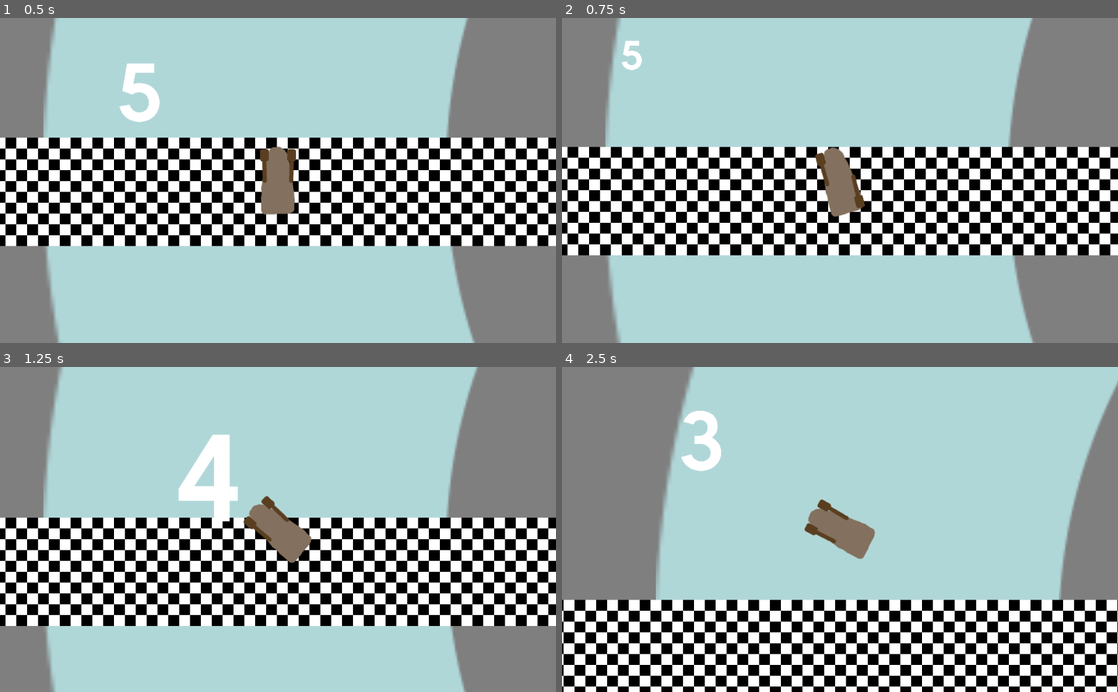
Above: before the commit, frames 1-4 (two rows, left to right).
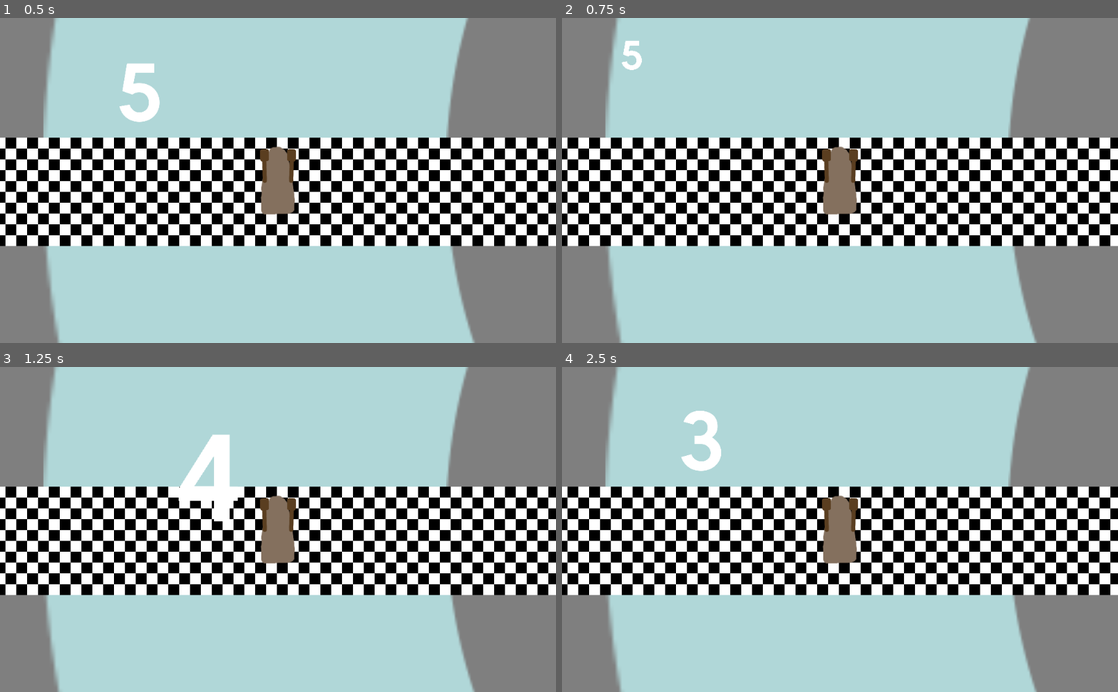
Above: after the commit, the same moments.

Repository: MilanVasko/Ludum-Dare-47
Game: Godot game, scene res://main.tscn
Two runs of this game, one before a commit and one after it. Both use one fixed random seed, a clock stepped at 60 frames per second and the inputs below.
Inputs:
- Up to frame 1 (0.5 s): no input
- Up to frame 2 (0.75 s): hold Right (right) from 0.53 s (still down)
- Up to frame 3 (1.25 s): keep holding Right (right)
- Up to frame 4 (2.5 s): release Right (right) at 1.28 s; hold Left (left) 1.28-2.03 s; hold Right (right) from 2.03 s (still down)

Frame 1 is identical in both runs. In frame 2, 33% of the frame differs, in the area x 0-100%, y 0-100%; in frame 3, 40%; in frame 4, 72%.

Commit message:
Refactor input handling into a separate script

Diff:
--- a/boat/boat.gd
+++ b/boat/boat.gd
@@ -7,16 +7,13 @@
 func _ready():
 	get_tree().call_group("game_progress", "on_boat_registered", self)
 
-func _physics_process(_delta):
-	var paddle = null
-	if Input.is_action_just_pressed("right"):
-		paddle = right_paddle
-	elif Input.is_action_just_pressed("left"):
-		paddle = left_paddle
+func swing_left_paddle():
+	left_paddle.swing()
+	self.apply_impulse_local(left_paddle.position, Vector2.UP * impulse)
 
-	if paddle != null:
-		paddle.swing()
-		self.apply_impulse_local(paddle.position, Vector2.UP * impulse)
+func swing_right_paddle():
+	right_paddle.swing()
+	self.apply_impulse_local(right_paddle.position, Vector2.UP * impulse)
 
 func apply_impulse_local(force: Vector2, pos: Vector2):
 	var pos_local = self.transform.basis_xform(pos)
--- a/game_progress/game_progress.gd
+++ b/game_progress/game_progress.gd
@@ -1,9 +1,9 @@
 extends Node2D
 
-var rounds_needed = 3
+var rounds_needed = 1
 var boat_progresses = {}
 
-var elapsed_time = -6.0
+var elapsed_time = -5.0
 
 func _ready():
 	get_tree().call_group("elapsed_time_listener", "on_elapsed_time_changed", elapsed_time)
@@ -25,36 +25,28 @@
 
 	match boat_progress.progress_to_checkpoint(checkpoint_index, checkpoint_count):
 		BoatProgress.CheckpointProgress.NEW_CHECKPOINT:
-			on_new_checkpoint(boat, checkpoint_index, checkpoint_count)
+			print("on_new_checkpoint")
 		BoatProgress.CheckpointProgress.NEW_ROUND:
-			on_new_round(boat, boat_progress.rounds)
+			print("on_new_round")
 		BoatProgress.CheckpointProgress.GOING_BACKWARDS:
-			on_going_backwards(boat)
-		BoatProgress.CheckpointProgress.WON:
-			on_won(boat)
-
-func on_new_checkpoint(boat: Node, checkpoint_index: int, checkpoint_count: int):
-	print("new checkpoint")
-
-func on_new_round(boat: Node, new_round: int):
-	print("new round")
-
-func on_going_backwards(boat: Node):
-	print("going backwards")
-
-func on_won(boat: Node):
-	print("won")
+			print("on_going_backwards")
+		BoatProgress.CheckpointProgress.FINISHED:
+			print("on_won")
 
 func get_node_key(node: Node) -> String:
 	return str(node.get_path())
 
+func get_boat_progress(boat: Node) -> BoatProgress:
+	var node_key = self.get_node_key(boat)
+	assert(self.boat_progresses.has(node_key))
+	return self.boat_progresses[node_key]
 
 class BoatProgress:
 	enum CheckpointProgress {
 		NEW_CHECKPOINT,
 		NEW_ROUND,
 		GOING_BACKWARDS,
-		WON
+		FINISHED
 	}
 
 	var rounds: int
@@ -66,13 +58,16 @@
 		self.rounds_needed = rounds_needed_
 		self.current_checkpoint_index = -1
 
+	func has_finished() -> bool:
+		return self.rounds == self.rounds_needed
+
 	func progress_to_checkpoint(checkpoint_index: int, checkpoint_count: int):
 		if checkpoint_index == self.current_checkpoint_index + 1:
 			if checkpoint_count == checkpoint_index + 1:
 				self.rounds += 1
 				self.current_checkpoint_index = 0
-				if self.rounds == self.rounds_needed:
-					return CheckpointProgress.WON
+				if self.has_finished():
+					return CheckpointProgress.FINISHED
 				else:
 					return CheckpointProgress.NEW_ROUND
 			else:
--- /dev/null
+++ b/ingame_input_handler/ingame_input_handler.gd
@@ -0,0 +1,23 @@
+extends Node2D
+
+export(NodePath) var game_progress_path
+onready var game_progress_node = get_node(game_progress_path)
+var player_node
+
+func _ready():
+	var players = get_tree().get_nodes_in_group("player")
+	assert(players.size() == 1)
+	player_node = players[0]
+
+func _physics_process(_delta):
+	if !can_play():
+		return
+
+	if Input.is_action_just_pressed("right"):
+		player_node.swing_right_paddle()
+	elif Input.is_action_just_pressed("left"):
+		player_node.swing_left_paddle()
+
+func can_play() -> bool:
+	return game_progress_node.elapsed_time >= 0.0 && \
+		!game_progress_node.get_boat_progress(player_node).has_finished()
--- /dev/null
+++ b/ingame_input_handler/ingame_input_handler.tscn
@@ -0,0 +1,6 @@
+[gd_scene load_steps=2 format=2]
+
+[ext_resource path="res://ingame_input_handler/ingame_input_handler.gd" type="Script" id=1]
+
+[node name="InputHandler" type="Node2D"]
+script = ExtResource( 1 )
--- a/ingame_ui/ingame_ui.gd
+++ b/ingame_ui/ingame_ui.gd
@@ -12,13 +12,13 @@
 		var time_until_start = -new_elapsed_time
 		var whole_seconds = int(time_until_start)
 
-		if whole_seconds == 0:
+		countdown.rect_scale = Vector2.ONE * (time_until_start - whole_seconds)
+		countdown.text = str(whole_seconds + 1)
+	else:
+		if new_elapsed_time < 1.0:
+			countdown.visible = true
 			countdown.rect_scale = Vector2.ONE
 			countdown.text = "Go!"
-		else:
-			countdown.rect_scale = Vector2.ONE * (time_until_start - whole_seconds)
-			countdown.text = str(whole_seconds)
-	else:
 		current_time_node.text = format_time(new_elapsed_time)
 
 func format_time(time: float) -> String:
--- a/main.tscn
+++ b/main.tscn
@@ -6,8 +6,12 @@
 [ext_resource path="res://game_progress/game_progress.tscn" type="PackedScene" id=4]
 [ext_resource path="res://checkpoint/checkpoint.tscn" type="PackedScene" id=5]
 [ext_resource path="res://ingame_ui/ingame_ui.tscn" type="PackedScene" id=6]
+[ext_resource path="res://ingame_input_handler/ingame_input_handler.tscn" type="PackedScene" id=7]
 
 [node name="Main" type="Node2D"]
+
+[node name="InputHandler" parent="." instance=ExtResource( 7 )]
+game_progress_path = NodePath("../GameProgress")
 
 [node name="GameProgress" parent="." instance=ExtResource( 4 )]
 
Not shown: 1 places in main.tscn that only renumber resources
